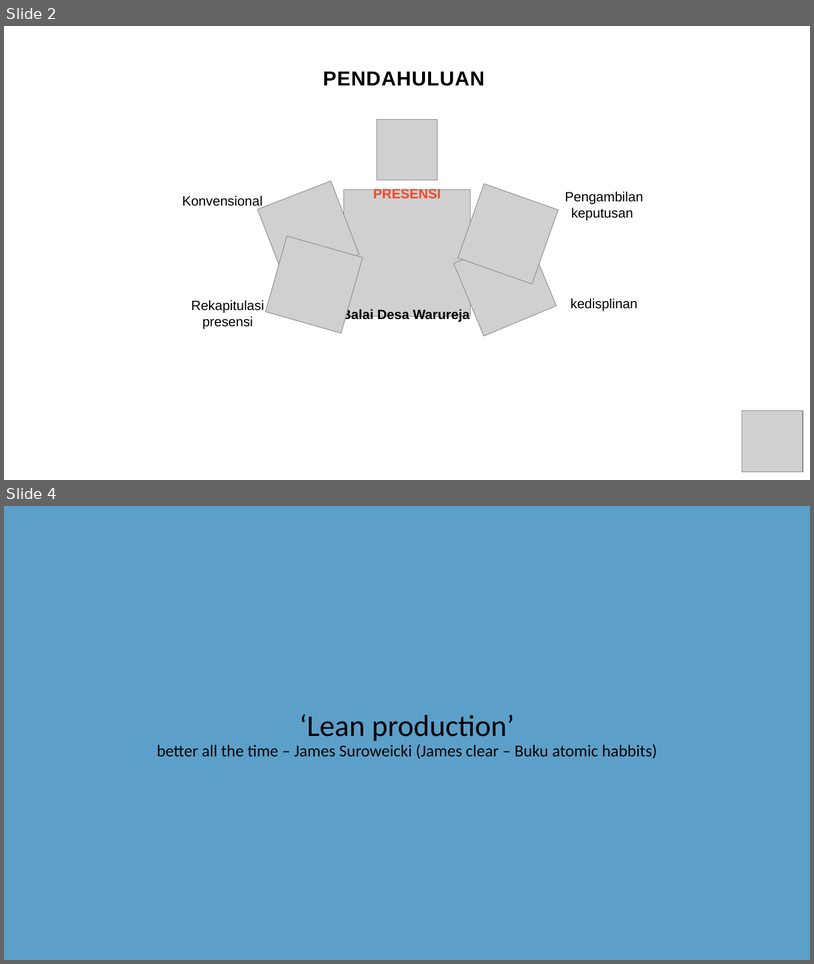
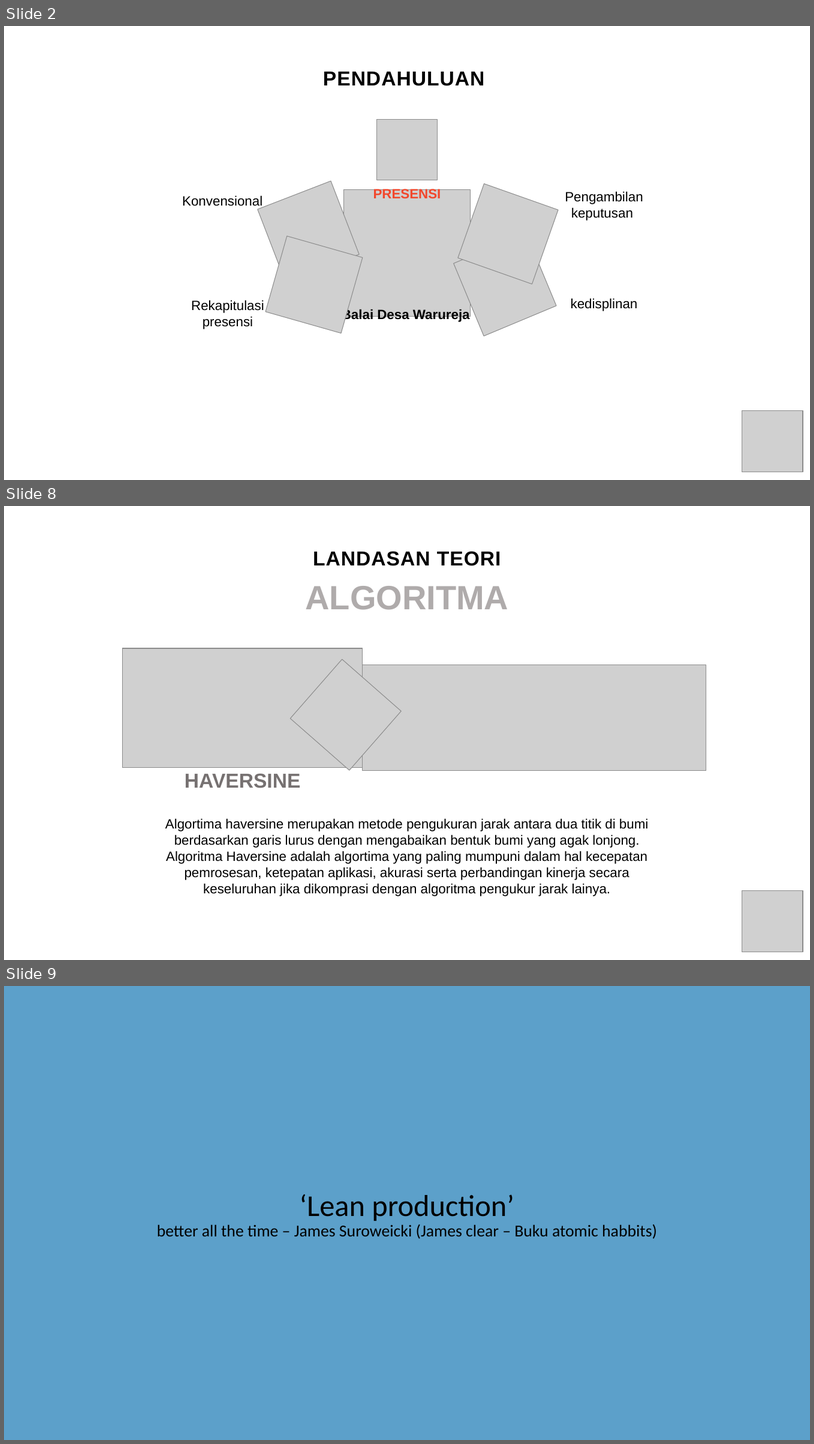
Before and after one commit to gunadermawan/skripsi, a slide deck: dokumen/ppt_skripsi.pptx. Shown one above the other, each under a label of ours: slides 2 and 4 before the commit, slides 2, 8 and 9 after it; the slides between them are not shown. The pictures are 814x964 and 814x1444 pixels, drawn with LibreOffice and Linux fonts; fonts in the diff are those of the drawing; grey boxes stand for pictures. Boxes give left, top, right and bottom in pixels: in the first picture for what was removed or moved away, otherwise in the second. Text is boxed around its words. In the diff, an @@ line names an element or a change of style, - is before the commit and + after.

```diff
--- a/dokumen/ppt_skripsi.pptx
+++ b/dokumen/ppt_skripsi.pptx
@@ slide 8 added at <box>4,506,810,960</box>, background #FFFFFF @@
@@ text added at <box>313,551,501,566</box>, 24 pt, text #000000, bold @@
+LANDASAN TEORI
@@ text added at <box>306,586,509,610</box>, 40 pt, text #AFABAB, bold @@
+ALGORITMA
@@ picture added at <box>123,648,362,768</box> @@
@@ picture added at <box>290,659,401,770</box> @@
@@ picture added at <box>363,664,707,770</box> @@
@@ text added at <box>185,773,300,788</box>, 24 pt, text #767171, bold @@
+HAVERSINE
@@ text added at <box>165,818,648,896</box>, 16 pt, text #000000 @@
+Algortima haversine merupakan metode pengukuran jarak antara dua titik di bumi berdasarkan garis lurus dengan mengabaikan bentuk bumi yang agak lonjong. Algoritma Haversine adalah algortima yang paling mumpuni dalam hal kecepatan pemrosesan, ketepatan aplikasi, akurasi serta perbandingan kinerja secara keseluruhan jika dikomprasi dengan algoritma pengukur jarak lainya.
@@ picture added at <box>743,891,804,952</box> @@
@@ what was slide 4 is now slide 9 @@
```
Also in this commit, not shown: 1 slide changed, 4 other slides added, 1 other file.
